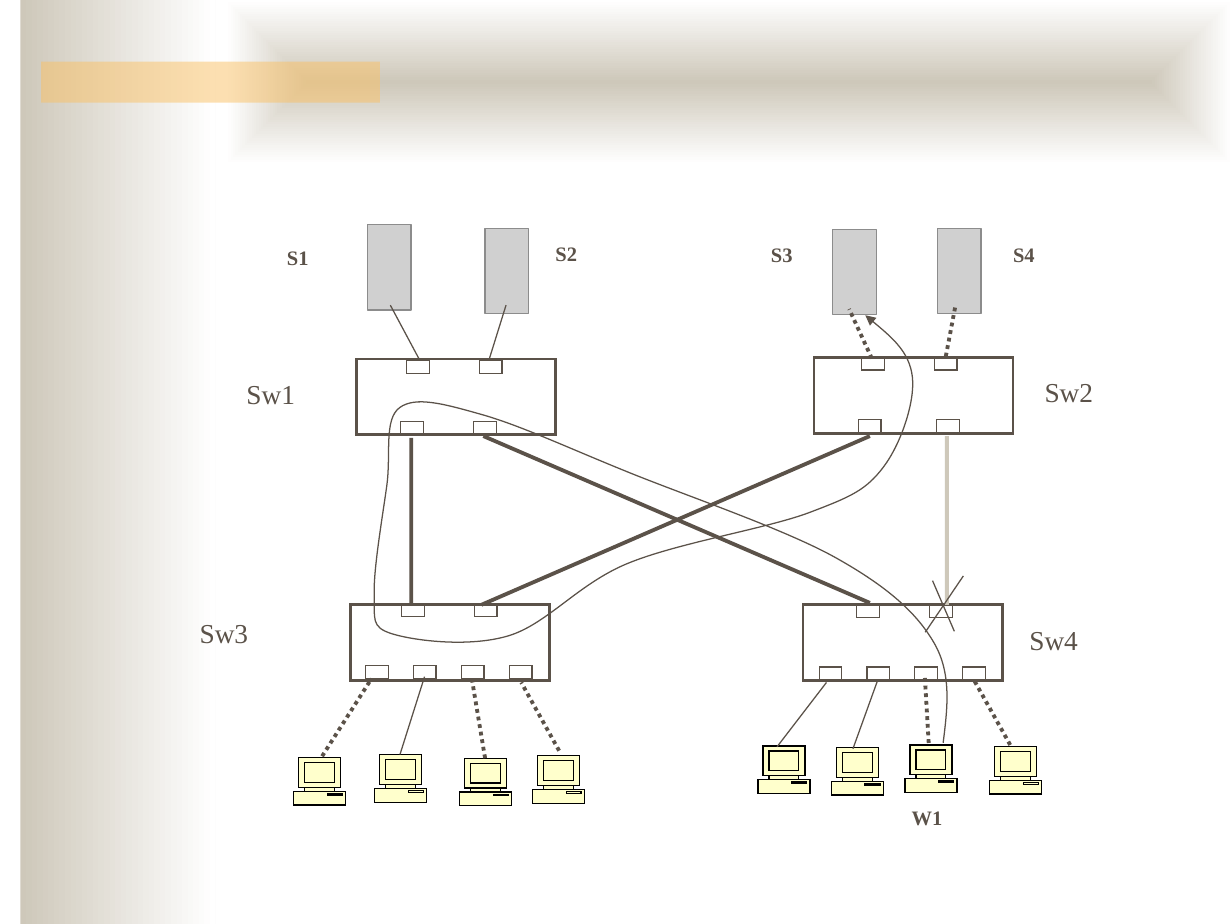
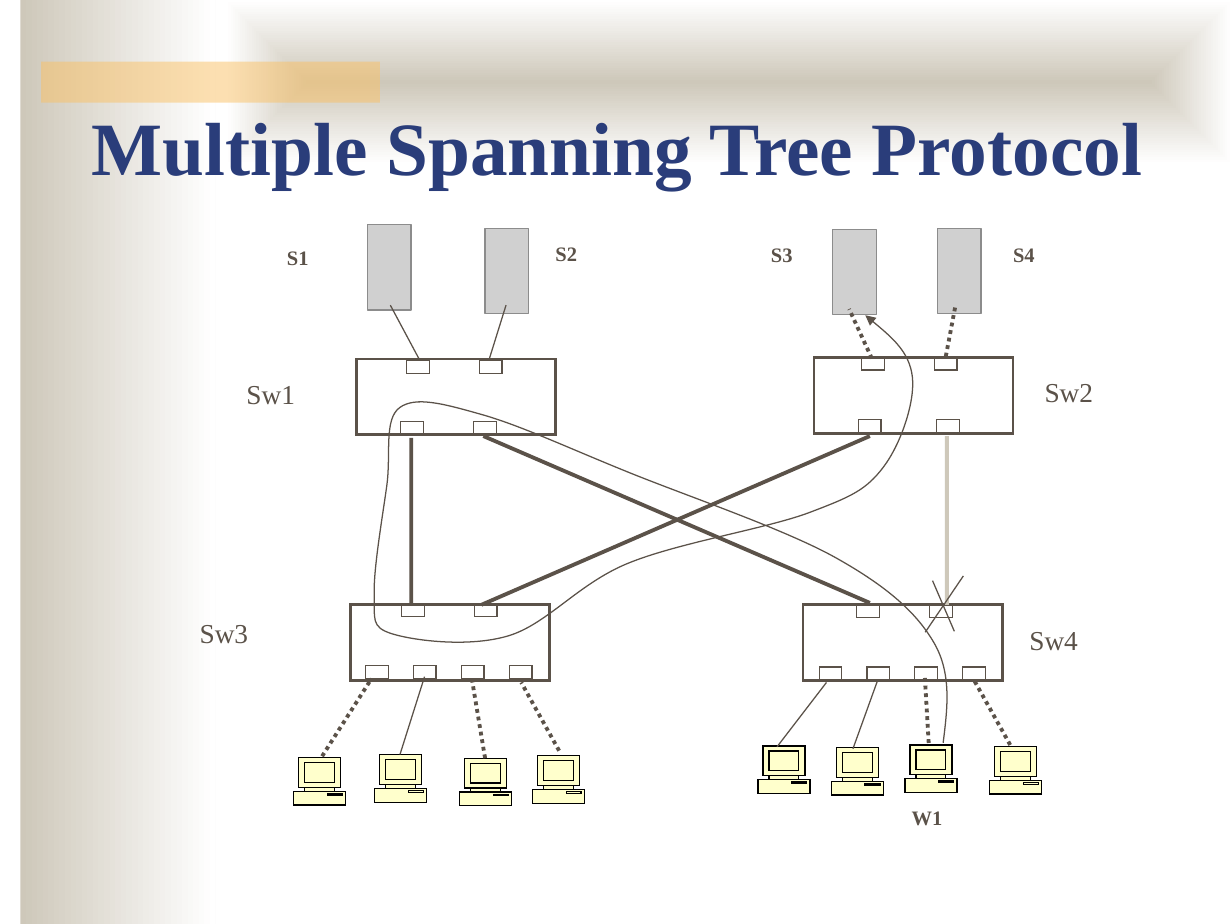
Before and after one commit to ukoloff/nets, a slide deck: slide 22 of 08.pptx (slide 20 before the commit). Drawn at 1232x924 pixels with LibreOffice and Linux fonts; fonts in the diff are those of the drawing; grey boxes stand for pictures; background and template pictures are left out. Boxes give left, top, right and bottom in pixels: in the first picture for what was removed or moved away, otherwise in the second. Text is boxed around its words. In the diff, an @@ line names an element or a change of style, - is before the commit and + after.

```diff
--- a/08.pptx
+++ b/08.pptx
@@ text added at (x1=92, y1=122, x2=1142, y2=190), 44 pt, text #2A3D7A, bold @@
+Multiple Spanning Tree Protocol
```
Also in this commit, not shown: 12 other slides changed, 10 slides added, 8 slides removed.
